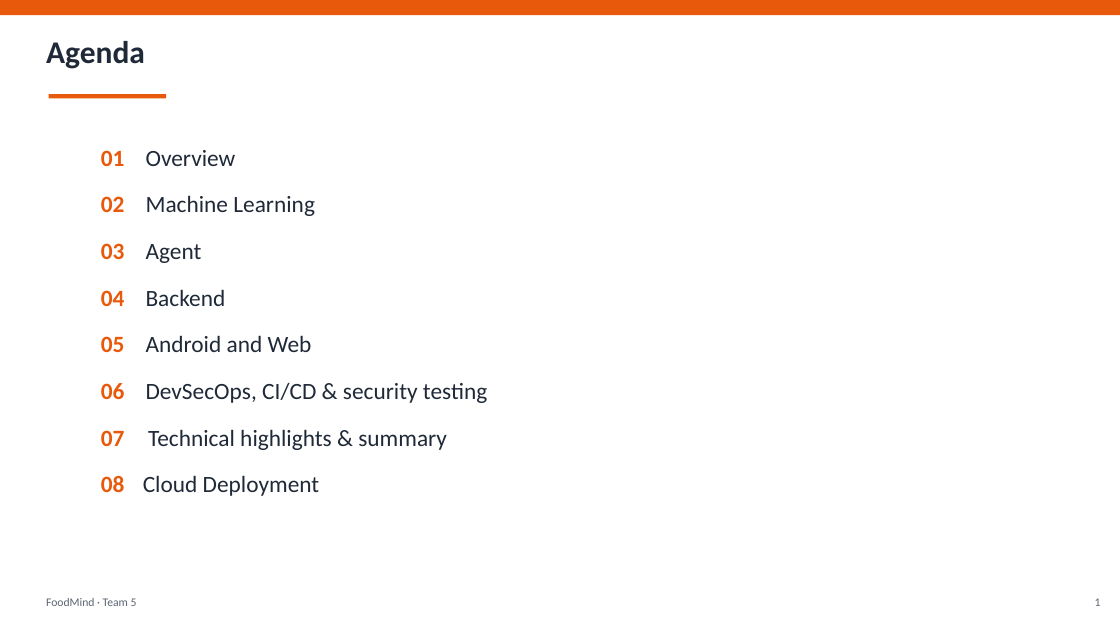
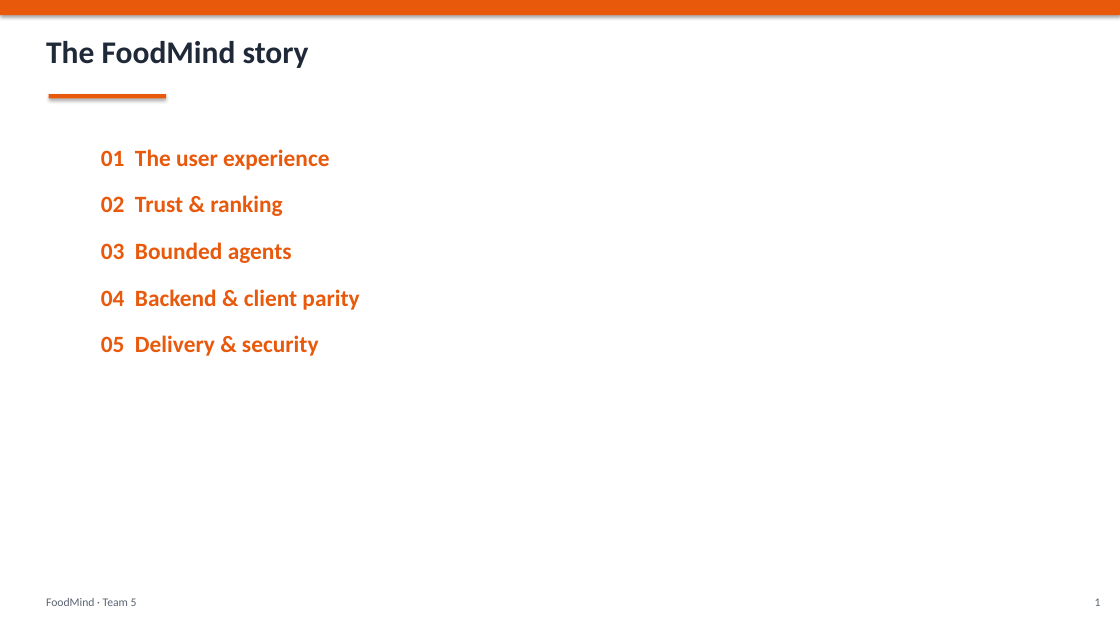
Before and after one commit to foodmind-team/foodmind-docs, a slide deck: slide 2 of presentation/slides/FoodMind_Final_Presentation.pptx. Drawn at 1120x630 pixels with LibreOffice and Linux fonts; fonts in the diff are those of the drawing. Boxes give left, top, right and bottom in pixels: in the first picture for what was removed or moved away, otherwise in the second. Text is boxed around its words. In the diff, an @@ line names an element or a change of style, - is before the commit and + after.

Commit message:
docs(presentation): refine final FoodMind story

```diff
--- a/presentation/slides/FoodMind_Final_Presentation.pptx
+++ b/presentation/slides/FoodMind_Final_Presentation.pptx
@@ rectangle at box(0, 0, 1120, 15): shadow on @@
@@ rectangle added at box(0, 0, 1120, 630), fill #FFFFFF @@
@@ text at box(46, 41, 309, 68): text changed @@
-Agenda
+The FoodMind story
@@ rectangle at box(49, 94, 166, 98): shadow on @@
@@ text at box(101, 149, 359, 356): text changed; text colour #1F2937 to #E8590C; bold on @@
-01 Overview
-02 Machine Learning
-03 Agent
-04 Backend
-05 Android and Web
-06 DevSecOps, CI/CD & security testing
-07 Technical highlights & summary
-08 Cloud Deployment
+01 The user experience
+02 Trust & ranking
+03 Bounded agents
+04 Backend & client parity
+05 Delivery & security
```
Also in this commit, not shown: 13 other slides changed, 13 slides added, 13 slides removed.
